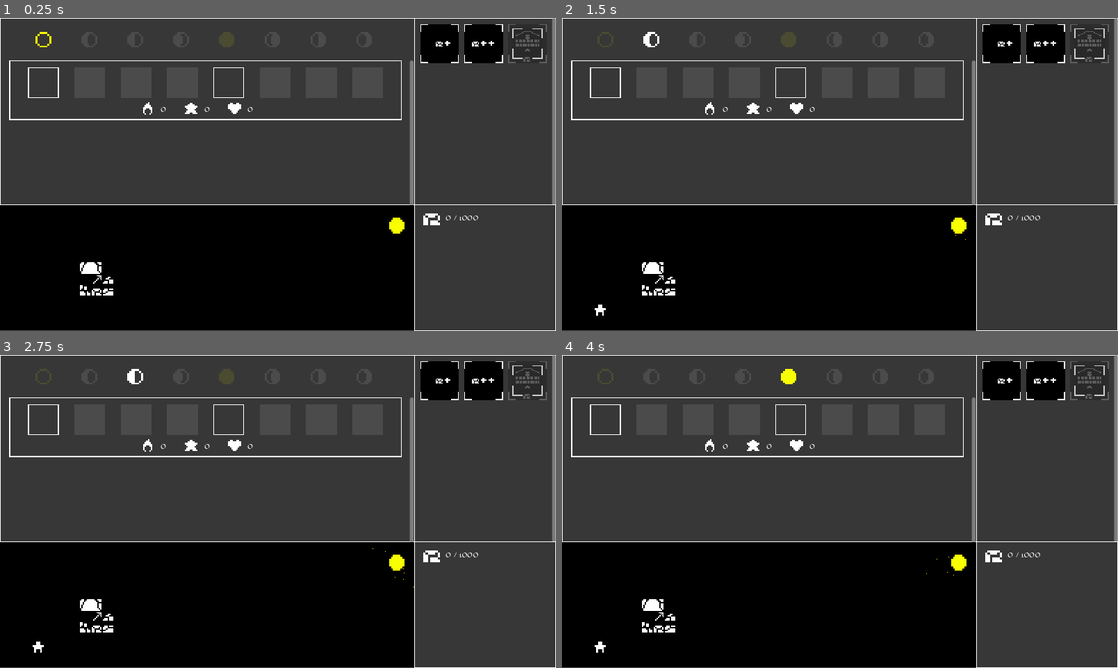
Above: before the commit, frames 1-4 (two rows, left to right).
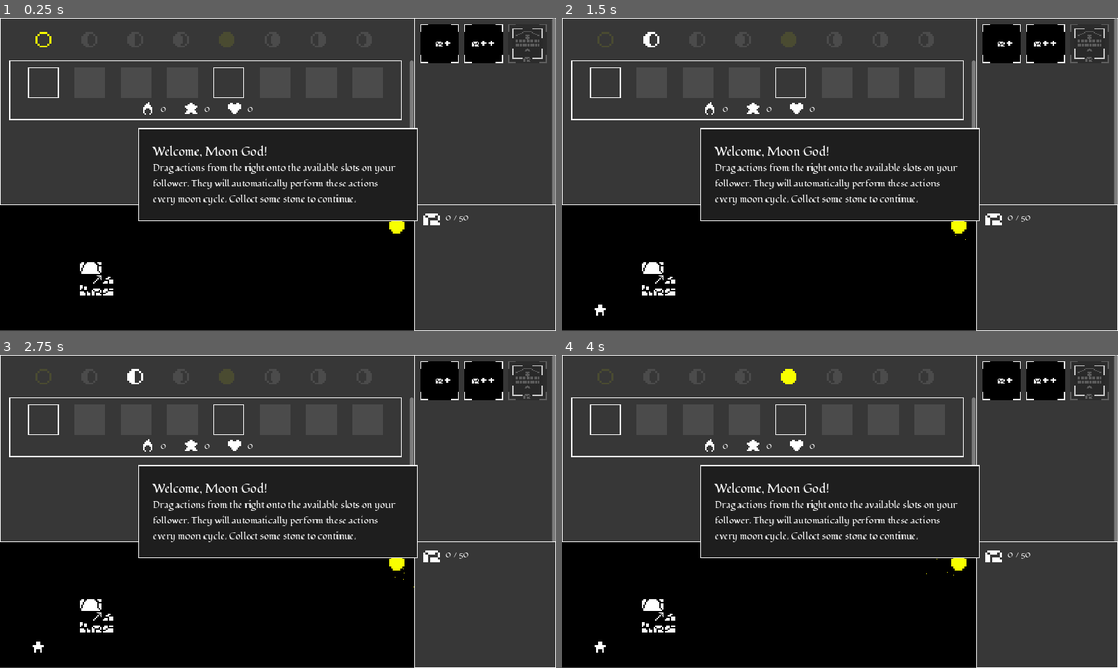
Above: after the commit, the same moments.

Repository: BoscoPubVoi/IdleSpel
Game: Godot game, scene res://main.tscn
The game is run twice, just before and just after one commit, with the same random seed, the same clock (stepped at 60 frames per second) and the same inputs.
Inputs:
- Up to frame 1 (0.25 s): no input
- Up to frame 2 (1.5 s): tap Enter at 0.5 s; tap Space at 1.25 s
- Up to frame 3 (2.75 s): no input
- Up to frame 4 (4 s): tap Enter at 2.75 s; tap Space at 3.5 s

The runs differ from the first frame. In frame 1, 15% of the frame differs, in the area x 24-86%, y 35-66%; in frame 2, 15%; in frame 3, 15%; in frame 4, 15%.

Commit message:
Can now do popups

Diff:
--- /dev/null
+++ b/CloseButton.gd
@@ -0,0 +1,14 @@
+extends Button
+
+
+# Called when the node enters the scene tree for the first time.
+func _ready():
+	pass # Replace with function body.
+
+
+# Called every frame. 'delta' is the elapsed time since the previous frame.
+func _process(delta):
+	pass
+
+func _on_pressed():
+	get_tree().get_root().get_node('Main/PopupWindow').visible = false
--- a/GameState/ExecutionState.gd
+++ b/GameState/ExecutionState.gd
@@ -62,3 +62,12 @@
 	if tree == null:
 		return
 	tree.get_first_node_in_group("Visualiser").set_monument_tier(tier_id)
+
+func showPopup(title, text):
+	if tree == null:
+		return
+	tree.get_first_node_in_group("PopupWindow").visible = true
+	tree.get_first_node_in_group("PopupTitle").text = title
+	tree.get_first_node_in_group("PopupText").text = text
+	for n in tree.get_nodes_in_group("PopupWindowClose"):
+		n.visible = true
--- a/GameState/GameState.gd
+++ b/GameState/GameState.gd
@@ -2,7 +2,7 @@
 extends Node
 
 var resources:Dictionary = ResourceHelpers.create_empty_resources()
-var resourceCaps:Dictionary = ResourceHelpers.create_some_resources({rocks = 1000, water = 50, silver=10, favor = 100, love = 10000000000})
+var resourceCaps:Dictionary = ResourceHelpers.create_some_resources({rocks = 50, water = 20, silver=3, favor = 10, relics = 1, moonstone = 3, moonlight = 10, love = 10000000000})
 var characters:Array = []
 var maxSupportedActions = 8
 # Buildings: (building, float)
--- /dev/null
+++ b/PopupWindow.gd
@@ -0,0 +1,14 @@
+extends PanelContainer
+
+var autoDisappear:bool = true
+
+# Called when the node enters the scene tree for the first time.
+func _ready():
+	pass # Replace with function body.
+
+# Called every frame. 'delta' is the elapsed time since the previous frame.
+func _process(delta):
+	if autoDisappear && Game.resources["rocks"] >= 1:
+		visible = false
+		autoDisappear = false
+	pass
--- a/main.tscn
+++ b/main.tscn
@@ -33,6 +33,8 @@
 [ext_resource type="Texture2D" uid="uid://c5trp2p3ch51r" path="res://assets/Resource_Icons/Moonstone.png" id="25_62bb2"]
 [ext_resource type="Texture2D" uid="uid://d37muymk3m77a" path="res://assets/Resource_Icons/Moonlight.png" id="26_5eomv"]
 [ext_resource type="AudioStream" uid="uid://ckks3t670hbpj" path="res://assets/music/Moonlight_version_1.ogg" id="34_8tlrw"]
+[ext_resource type="Script" path="res://PopupWindow.gd" id="34_kxafh"]
+[ext_resource type="Script" path="res://CloseButton.gd" id="34_x46rx"]
 
 [sub_resource type="StyleBoxFlat" id="StyleBoxFlat_5tix1"]
 bg_color = Color(0.215686, 0.215686, 0.215686, 1)
@@ -323,6 +325,21 @@
 stat = "vigor"
 statMult = 1.0
 operation = SubResource("Resource_t384u")
+
+[sub_resource type="StyleBoxFlat" id="StyleBoxFlat_8ia36"]
+bg_color = Color(0.117647, 0.117647, 0.117647, 1)
+border_width_left = 2
+border_width_top = 2
+border_width_right = 2
+border_width_bottom = 2
+border_color = Color(1, 1, 1, 1)
+
+[sub_resource type="StyleBoxFlat" id="StyleBoxFlat_5ws8u"]
+bg_color = Color(0.121569, 0.121569, 0.121569, 1)
+border_width_left = 2
+border_width_top = 2
+border_width_right = 2
+border_width_bottom = 2
 
 [node name="Main" type="Control"]
 texture_filter = 3
@@ -920,8 +937,7 @@
 volume_db = -12.418
 autoplay = true
 
-[node name="Panel" type="PanelContainer" parent="."]
-visible = false
+[node name="PopupWindow" type="PanelContainer" parent="." groups=["PopupWindow"]]
 layout_mode = 1
 anchors_preset = 8
 anchor_left = 0.5
@@ -930,26 +946,45 @@
 anchor_bottom = 0.5
 grow_horizontal = 2
 grow_vertical = 2
-
-[node name="MarginContainer" type="MarginContainer" parent="Panel"]
-layout_mode = 2
-theme_override_constants/margin_left = 14
-theme_override_constants/margin_top = 14
-theme_override_constants/margin_right = 14
-theme_override_constants/margin_bottom = 14
-
-[node name="VBoxContainer" type="VBoxContainer" parent="Panel/MarginContainer"]
+theme_override_styles/panel = SubResource("StyleBoxFlat_8ia36")
+script = ExtResource("34_kxafh")
+
+[node name="MarginContainer" type="MarginContainer" parent="PopupWindow"]
+layout_mode = 2
+theme_override_constants/margin_left = 28
+theme_override_constants/margin_top = 28
+theme_override_constants/margin_right = 28
+theme_override_constants/margin_bottom = 28
+
+[node name="VBoxContainer" type="VBoxContainer" parent="PopupWindow/MarginContainer"]
+custom_minimum_size = Vector2(520, 0)
 layout_mode = 2
 theme_override_constants/separation = 0
 
-[node name="Title" type="Label" parent="Panel/MarginContainer/VBoxContainer"]
+[node name="Title" type="Label" parent="PopupWindow/MarginContainer/VBoxContainer" groups=["PopupTitle"]]
+layout_mode = 2
+theme_override_font_sizes/font_size = 25
+text = "Welcome, Moon God!"
+
+[node name="Text" type="Label" parent="PopupWindow/MarginContainer/VBoxContainer" groups=["PopupText"]]
 layout_mode = 2
 theme_override_font_sizes/font_size = 20
-text = "Welcome to the game!"
-
-[node name="Title2" type="Label" parent="Panel/MarginContainer/VBoxContainer"]
-layout_mode = 2
-text = "This is a cool little textbox that has text in it as well
-"
+text = "Drag actions from the right onto the available slots on your follower. They will automatically perform these actions every moon cycle. Collect some stone to continue."
+autowrap_mode = 2
+
+[node name="MarginContainer" type="MarginContainer" parent="PopupWindow/MarginContainer/VBoxContainer" groups=["PopupWindowClose"]]
+visible = false
+layout_mode = 2
+theme_override_constants/margin_bottom = 10
+
+[node name="CloseButton" type="Button" parent="PopupWindow/MarginContainer/VBoxContainer" groups=["PopupWindowClose"]]
+visible = false
+layout_mode = 2
+theme_override_constants/outline_size = 0
+theme_override_font_sizes/font_size = 20
+theme_override_styles/normal = SubResource("StyleBoxFlat_5ws8u")
+text = "Close"
+script = ExtResource("34_x46rx")
 
 [connection signal="timeout" from="Timer" to="." method="_on_timer_timeout"]
+[connection signal="pressed" from="PopupWindow/MarginContainer/VBoxContainer/CloseButton" to="PopupWindow/MarginContainer/VBoxContainer/CloseButton" method="_on_pressed"]
Not shown: 1 places in main.tscn that only renumber resources
